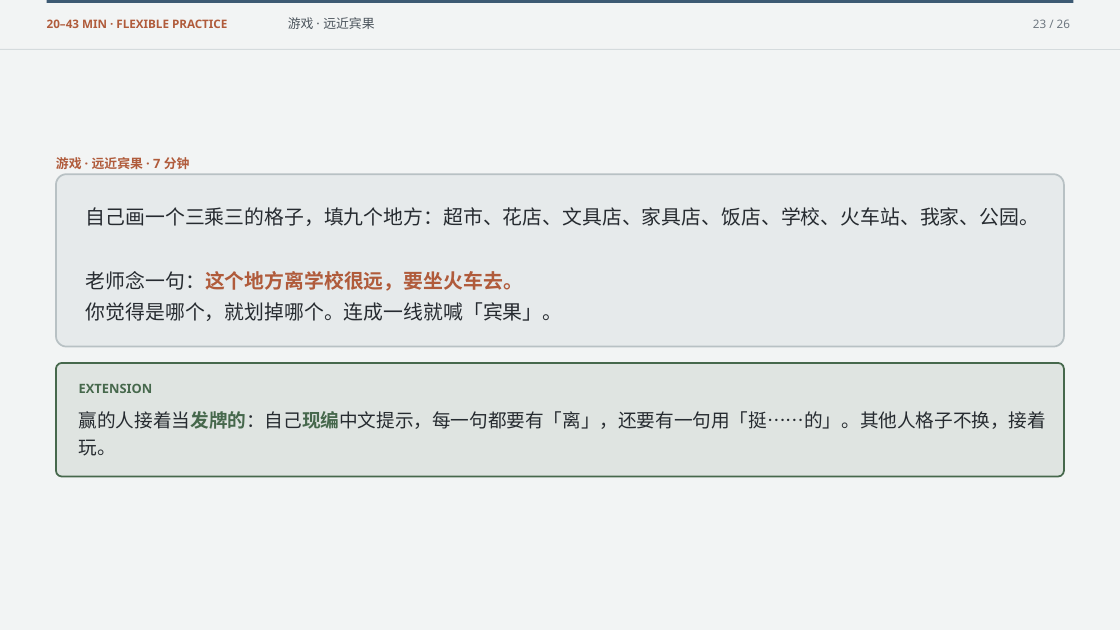
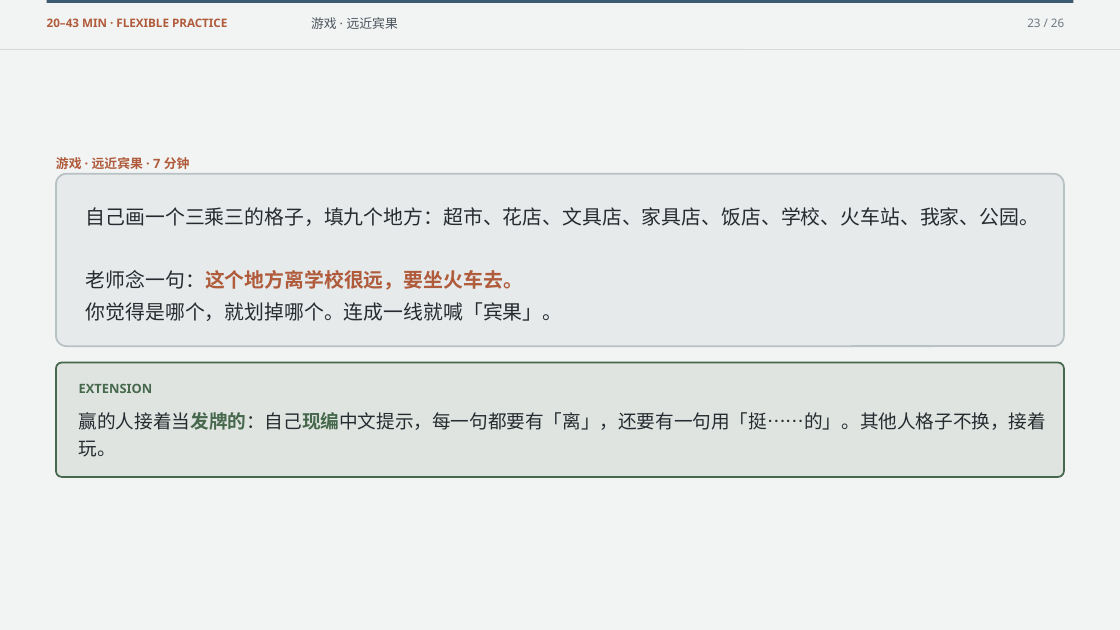
Before and after one commit to luojiahai/deck, a slide deck: slide 23 of index/designs/y8-l15/l2-distance-li/l2-distance-li.pptx. Drawn at 1120x630 pixels with LibreOffice and Linux fonts; fonts in the diff are those of the drawing. Boxes give left, top, right and bottom in pixels: in the first picture for what was removed or moved away, otherwise in the second. Text is boxed around its words. In the diff, an @@ line names an element or a change of style, - is before the commit and + after.

```diff
--- a/index/designs/y8-l15/l2-distance-li/l2-distance-li.pptx
+++ b/index/designs/y8-l15/l2-distance-li/l2-distance-li.pptx
@@ text "游戏 · 远近宾果": place and size @@
-text "游戏 · 远近宾果" at [288, 17, 374, 29]
+text "游戏 · 远近宾果" at [311, 17, 398, 29]
@@ text "23 / 26": place and size @@
-text "23 / 26" at [1033, 19, 1070, 28]
+text "23 / 26" at [1027, 18, 1064, 27]
```
Also in this commit, not shown: 2 other slides changed, 49 other files.
